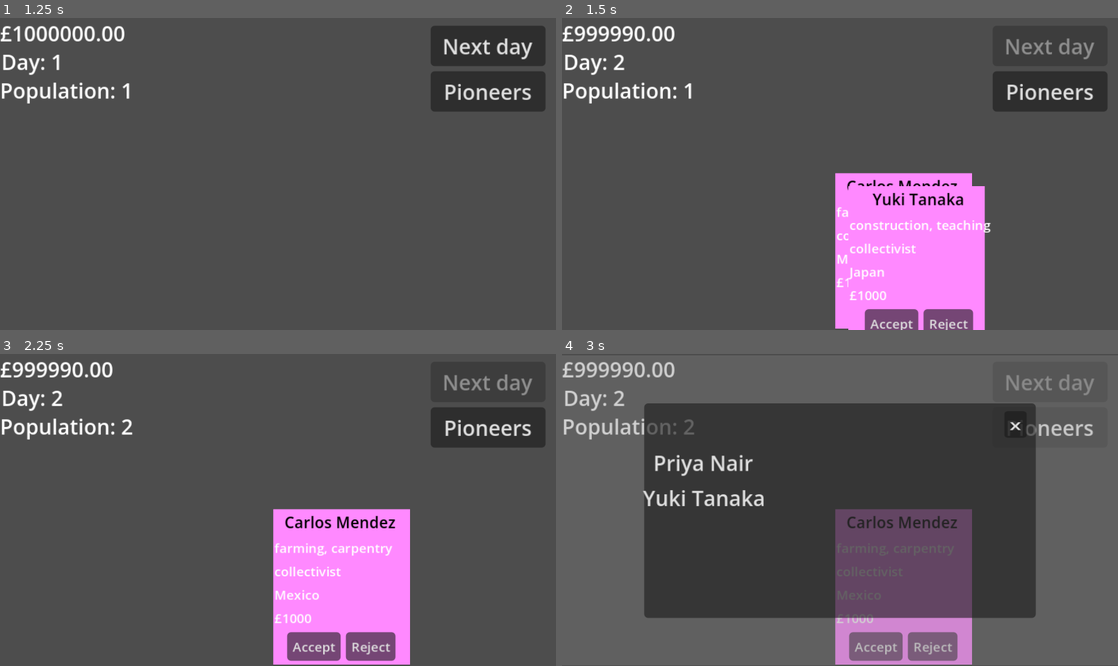
Above: before the commit, frames 1-4 (two rows, left to right).
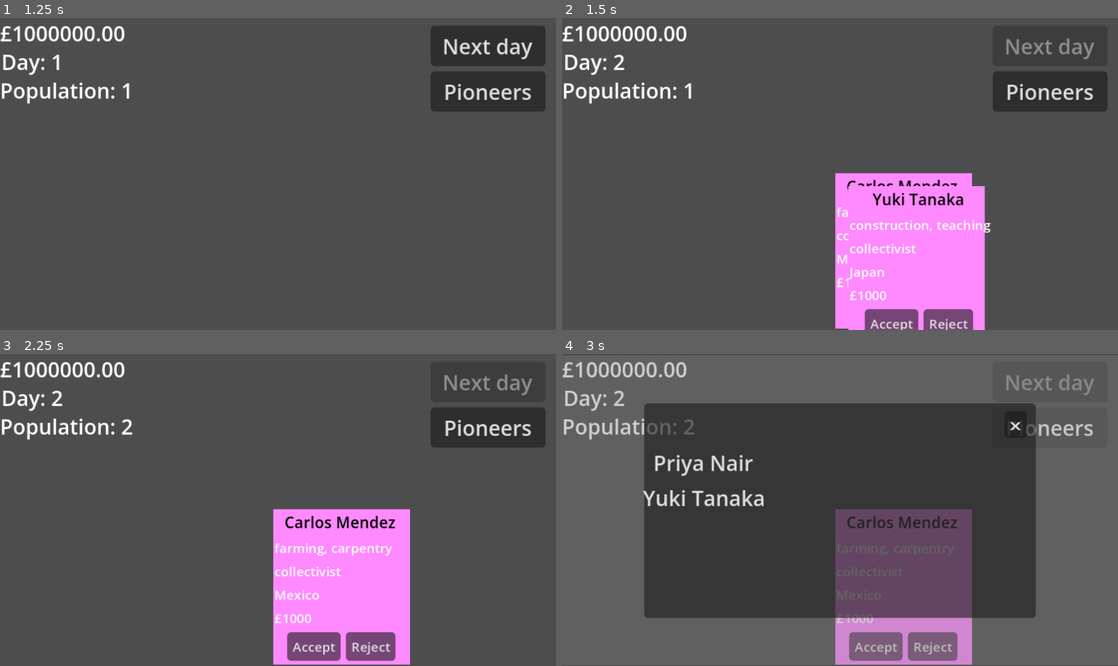
Above: after the commit, the same moments.

Repository: JFA154/novatria
Game: Godot game, scene res://Scenes/desk.tscn
Two runs of this game, one before a commit and one after it. Both use one fixed random seed, a clock stepped at 60 frames per second and the inputs below.
Inputs:
- Up to frame 1 (1.25 s): click "Accept" at 0.5 s
- Up to frame 2 (1.5 s): click "Next day" at 1.25 s
- Up to frame 3 (2.25 s): click "Accept" at 2 s
- Up to frame 4 (3 s): click "Pioneers" at 2.75 s

Frame 1 is identical in both runs. In frame 2, 0.4% of the frame differs, in the area x 2-23%, y 2-8%; in frame 3, 0.4%; in frame 4, 0.3%.

Commit message:
added character resources

Diff:
--- /dev/null
+++ b/Character.gd
@@ -0,0 +1,16 @@
+class_name Character
+extends Resource
+
+@export_group("Identity")
+@export var character_name : String
+@export_multiline() var backstory : String
+@export var portrait : Texture2D
+@export var country : String
+@export_group("")
+
+@export_group("Stats")
+@export_range(0, 100000, 1, "suffix:£") var wage_demand : int
+enum Ideology {FAR_LEFT, LEFT, CENTRE, RIGHT, FAR_RIGHT}
+@export var ideology : Ideology
+## I want it to be between 0 and 100
+@export_range(0, 100, 1, "suffix:%") var loyalty : int
--- a/Scripts/desk.gd
+++ b/Scripts/desk.gd
@@ -9,6 +9,7 @@
 var active_documents : Array = []
 
 @export var max_app_per_day : int = 2
+@export var freq_of_pay : int = 3
 
 func _ready():
 	GameState.GeneratePioneerApplication()
@@ -34,8 +35,10 @@
 		$NextDayBtn.disabled = false
 
 
-func _on_NextDayBtn_pressed() -> void:
-	GameState.money -= 10
+func _on_NextDayBtn_pressed():
+	if GameState.days % freq_of_pay == 0:
+		GameState.money -= CalculateTotalWages()
+
 	GameState.days += 1
 
 	var number_of_app : int = randi() % (max_app_per_day + 1)
@@ -57,3 +60,11 @@
 func _on_pioneers_disp_btn_pressed():
 	PioneerList.refresh()
 	PioneerList.visible = true
+
+func CalculateTotalWages():
+	var total_wages : int = 0
+
+	for pioneer in GameState.pioneers:
+		total_wages += pioneer["wage_demand"]
+
+	return total_wages
--- a/Scripts/pioneer_list.gd
+++ b/Scripts/pioneer_list.gd
@@ -28,18 +28,6 @@
 	for key in pioneer:
 		var label = Label.new()
 
-		#if pioneer[key] is Array:
-			#pioneer[key] = ", ".join(pioneer[key])
-		#
-		#if key == "name":
-			#label.text = pioneer[key]
-		#elif key == "wage_demand":
-			#label.text = "£" + str(int(pioneer[key]))
-		#elif pioneer[key] is float and pioneer[key] == int(pioneer[key]):
-			#label.text = key + ": " + str(int(pioneer[key]))
-		#else:
-			#label.text = key + ": " + str(pioneer[key])
-
 		label.text = PioneerInfo(key, pioneer)
 		info_container.add_child(label)
 
Not shown, added: Character.gd.uid
